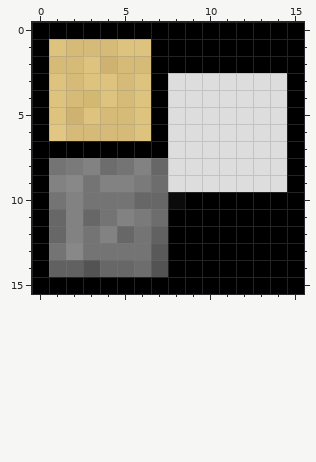
Pixel-art sprite -- textures/iron_chandelier.png. This is how it looked before the edit.
The file is 16x16 pixels. Colours within 5 levels of each other are drawn and written as one.
The result:
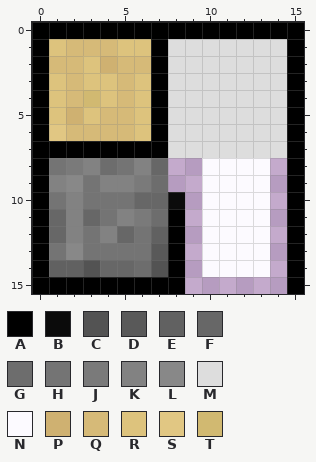
Palette (. is transparent): A #000000  B #0b0b0b  C #535353  D #595959  E #616161  F #676767  G #6d6d6d  H #747474  J #7a7a7a  K #828282  L #888888  M #dddddd  N #fcfaff  P #cfb171  Q #d6ba78  R #ddc37d  S #e1c783  T #d1b971
From old to new:
The edit turns colour A into colour M in rows 1 to 2 at x 8 to 14.
The edit turns colour A into colour N in rows 10 to 14 at x 10 to 13.
The edit turns colour M into colour N in rows 8 to 9 at x 10 to 13.
Colour A is removed in rows 10 to 14 at x 9 and 14; in row 15 at x 9 to 14.
Colour M is removed in rows 8 to 9 at x 8 to 9 and 14.
Where, in picture pixels (left, top, right, bottom), the same in both pictures:
changed: (168, 39, 287, 73)
changed: (168, 158, 287, 294)
